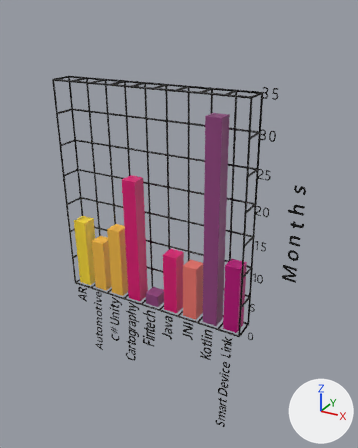
The glTF model files/SkillsChart.glb as it was, and as the next commit left it.
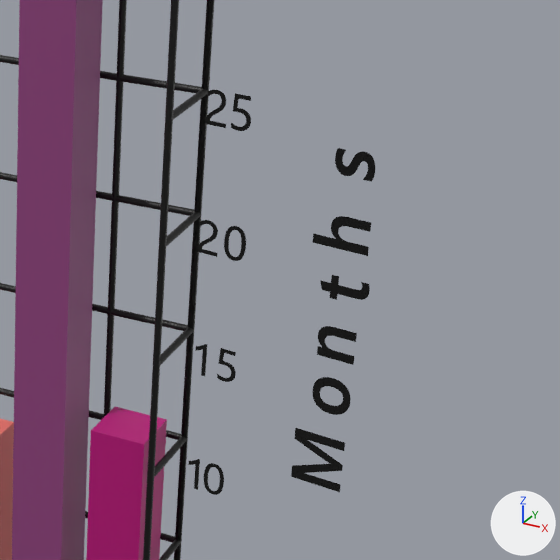
The first picture shows the older version from a camera (50 mm lens) standing at (0.1066, -0.1692, 0.1491) and looking at (0.0119, 0.0031, 0.0629). The close-ups show both versions on the part from 56% to 100% of the width and 32% to 67% of the height of that picture; other places that the commit changed are outside them. The lights are fixed; the arrows at lower right show +X, +Y and +Z. Where no turn or scale is listed for an object, it has been applied to the vertices.

In view in the first close-up: 'Cylinder15', 'Cylinder16', 'Cylinder2', 'Cylinder27', 'Cylinder3', 'Cylinder4', 'M(Clone)', 'h(Clone)', 'n(Clone)', 'o(Clone)', 'pf_bar_cube(Clone)', 'pf_bar_cube(Clone)2', 'pf_bar_cube(Clone)3', 's(Clone)', 't(Clone)'.
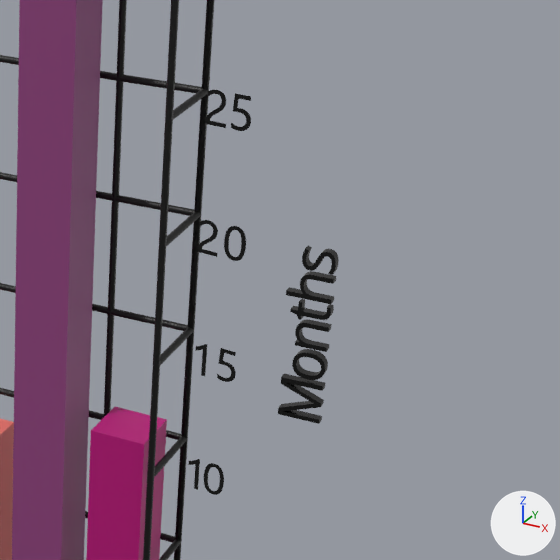
Location of each change, [x1, y1, x2, y2] in pixels of the close-ups (560 x 560 px):
'M(Clone)', deleted (black): before [291, 428, 345, 492]
'3D Text 1 - M', added (black): after [278, 374, 326, 424]
'h(Clone)', moved, turned, rescaled (not visible afterwards): before [313, 216, 371, 256]
'o(Clone)', moved, turned, rescaled (not visible afterwards): before [313, 377, 351, 415]
'n(Clone)', moved, turned, rescaled (not visible afterwards): before [317, 326, 357, 365]
'3D Text 1 - h', added (black): after [286, 271, 336, 304]
's(Clone)', deleted (black): before [335, 148, 375, 182]
'3D Text 1 - n', added (black): after [295, 319, 332, 352]
'3D Text 1 - o', added (black): after [292, 349, 328, 380]
't(Clone)', moved, turned, rescaled (not visible afterwards): before [320, 275, 370, 300]
'3D Text 1 - s', added (black): after [302, 246, 339, 275]
'3D Text 1 - t', added (black): after [290, 299, 334, 320]
'Cylinder28', unchanged, uncovered by the edit: after [174, 0, 214, 560]
'Cylinder16', unchanged, covered by the edit: before [174, 0, 214, 560]

Patch to the scene script:
```diff
--- a/files/SkillsChart.glb.py
+++ b/files/SkillsChart.glb.py
@@ ob_m_clone @@
-ob_m_clone = bpy.data.objects.new('M(Clone)', me_mesh_51)
@@ ob_o_clone @@
 ob_o_clone = bpy.data.objects.new('o(Clone)', me_mesh_52)
-ob_o_clone.location = (0.0668, -0.0055, 0.0645)
-ob_o_clone.rotation_euler = (-1.443, 1.553, 1.571)  # degrees (-83, 89, 90)
-ob_o_clone.scale = (0.000525, 0.0, 0.000525)
+ob_o_clone.location = (-0.0284, -0.0044, -0.0019)
+ob_o_clone.rotation_euler = (1.567, 1.489, -1.592)  # degrees (90, 85, -91)
+ob_o_clone.scale = (0.000404, 0.0, 0.000431)
@@ ob_n_clone @@
 ob_n_clone = bpy.data.objects.new('n(Clone)', me_mesh_53)
-ob_n_clone.location = (0.0668, -0.0056, 0.0705)
-ob_n_clone.rotation_euler = (-1.443, 1.553, 1.571)  # degrees (-83, 89, 90)
-ob_n_clone.scale = (0.000525, 0.0, 0.000525)
+ob_n_clone.location = (-0.0179, -0.0036, 0.0098)
+ob_n_clone.rotation_euler = (1.567, 1.489, -1.592)  # degrees (90, 85, -91)
+ob_n_clone.scale = (0.000413, 0.0, 0.000527)
@@ ob_t_clone @@
 ob_t_clone = bpy.data.objects.new('t(Clone)', me_mesh_54)
-ob_t_clone.location = (0.0675, -0.0056, 0.0767)
-ob_t_clone.rotation_euler = (-1.443, 1.553, 1.571)  # degrees (-83, 89, 90)
-ob_t_clone.scale = (0.000525, 0.0, 0.000525)
+ob_t_clone.location = (-0.0284, -0.0046, -0.0048)
+ob_t_clone.rotation_euler = (1.567, 1.489, -1.592)  # degrees (90, 85, -91)
+ob_t_clone.scale = (0.000435, 0.0, 0.000431)
@@ ob_h_clone @@
 ob_h_clone = bpy.data.objects.new('h(Clone)', me_mesh_55)
-ob_h_clone.location = (0.067, -0.0056, 0.0828)
-ob_h_clone.rotation_euler = (-1.443, 1.553, 1.571)  # degrees (-83, 89, 90)
-ob_h_clone.scale = (0.000525, 0.0, 0.000525)
+ob_h_clone.location = (-0.0079, -0.0036, 0.015)
+ob_h_clone.rotation_euler = (1.567, 1.489, -1.592)  # degrees (90, 85, -91)
+ob_h_clone.scale = (0.00039, 0.0, 0.000527)
@@ ob_s_clone @@
-ob_s_clone = bpy.data.objects.new('s(Clone)', me_mesh_56)
@@ ob_3d_text_1___s @@
+ob_3d_text_1___s = bpy.data.objects.new('3D Text 1 - s', me_mesh_65_1)  # 234 vertices, 464 faces; spans x -0.00354..0.00006, y -0.001..0.0, z 0.00033..0.00277; in mat_force_of_nature_14 (black #000000)
+ob_3d_text_1___s.location = (0.0626, 0.0, 0.0759)
@@ ob_3d_text_1___h @@
+ob_3d_text_1___h = bpy.data.objects.new('3D Text 1 - h', me_mesh_64_1)  # 108 vertices, 212 faces; spans x -0.00494..0.0, y -0.001..0.0, z 0.00055..0.00343; in mat_force_of_nature_13 (black #000000)
+ob_3d_text_1___h.location = (0.0626, 0.0, 0.0723)
@@ ob_3d_text_1___t @@
+ob_3d_text_1___t = bpy.data.objects.new('3D Text 1 - t', me_mesh_63_1)  # 94 vertices, 184 faces; spans x -0.00428..0.00006, y -0.001..0.0, z 0.0001..0.00213; in mat_force_of_nature_12 (black #000000)
+ob_3d_text_1___t.location = (0.0626, 0.0, 0.0703)
@@ ob_3d_text_1___n @@
+ob_3d_text_1___n = bpy.data.objects.new('3D Text 1 - n', me_mesh_62_1)  # 98 vertices, 192 faces; spans x -0.00354..0.0, y -0.001..0.0, z 0.00055..0.00343; in mat_force_of_nature_11 (black #000000)
+ob_3d_text_1___n.location = (0.0626, 0.0, 0.0667)
@@ ob_3d_text_1___o @@
+ob_3d_text_1___o = bpy.data.objects.new('3D Text 1 - o', me_mesh_61_1)  # 170 vertices, 340 faces; spans x -0.00354..0.00006, y -0.001..0.0, z 0.00036..0.00352; in mat_force_of_nature_10 (black #000000)
+ob_3d_text_1___o.location = (0.0626, 0.0, 0.0632)
@@ ob_3d_text_1___m @@
+ob_3d_text_1___m = bpy.data.objects.new('3D Text 1 - M', me_mesh_60_1)  # 52 vertices, 100 faces; spans x -0.00464..0.0, y -0.001..0.0, z 0.00063..0.00518; in mat_force_of_nature_1 (black #000000)
+ob_3d_text_1___m.location = (0.0626, 0.0, 0.058)
```
